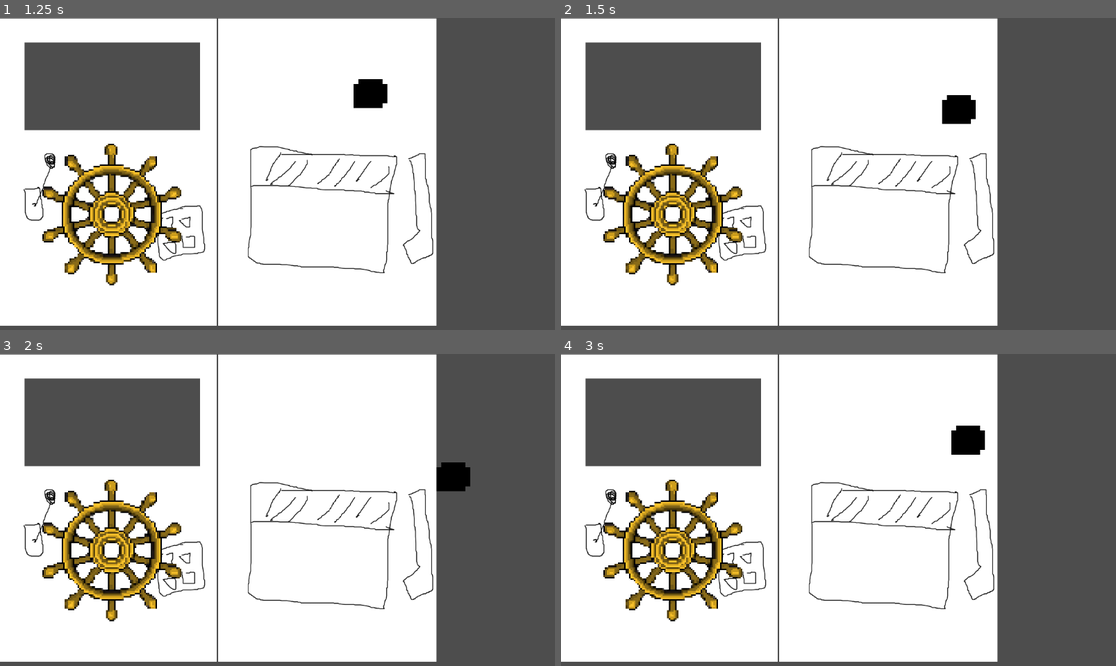
Above: before the commit, frames 1-4 (two rows, left to right).
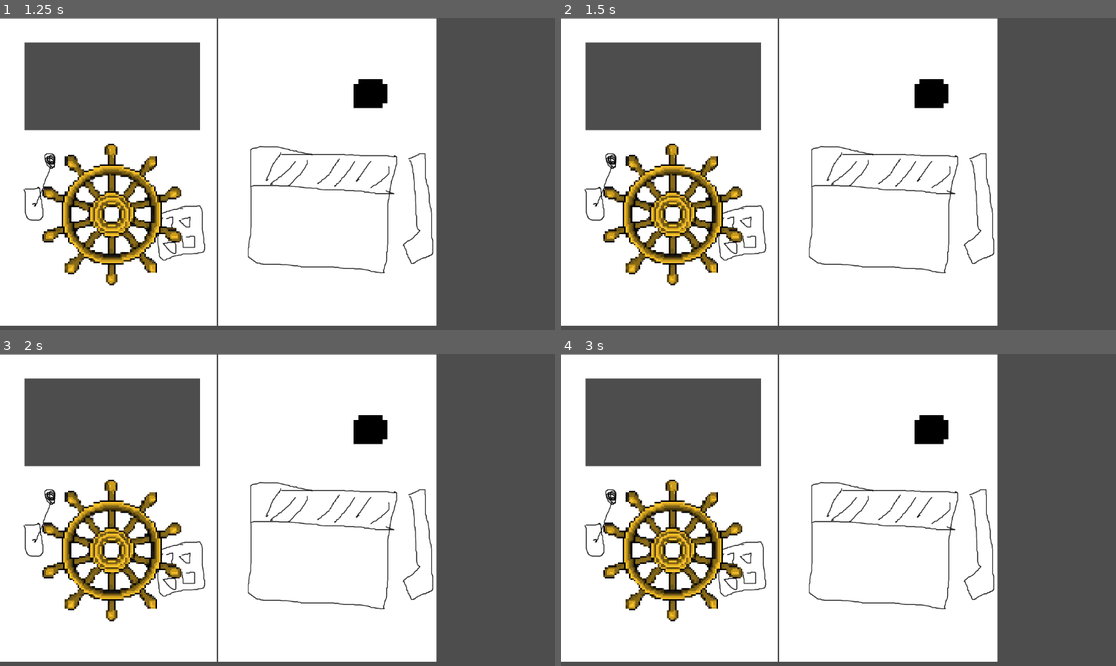
Above: after the commit, the same moments.

Repository: alifeee/space-pirates
Game: Godot game, scene res://NodeScenes/Main.tscn
Two runs of this game, one before a commit and one after it. Both use one fixed random seed, a clock stepped at 60 frames per second and the inputs below.
Inputs (mouse positions are in pixels of both pictures, inside the frame that each line leads up to):
- Up to frame 1 (1.25 s): tap Enter at 0.5 s; move the mouse to (399, 158) at 0.52 s; hold Right (right) from 0.53 s (still down); hold Up (ui_up) from 0.53 s (still down); click (399, 158) at 0.67 s
- Up to frame 2 (1.5 s): release Right (right) at 1.25 s; release Up (ui_up) at 1.25 s; tap Space (add_coal) at 1.25 s; drag from (727, 189) to (810, 236) at 1.27 s
- Up to frame 3 (2 s): no input
- Up to frame 4 (3 s): tap Enter at 2 s; move the mouse to (894, 441) at 2.02 s; hold Left (left) 2.03-2.75 s; hold Up (ui_up) 2.03-2.75 s; click (894, 441) at 2.17 s; tap Space (add_coal) at 2.75 s; drag from (810, 572) to (672, 463) at 2.77 s

Frame 1 is identical in both runs. In frame 2, 1.0% of the frame differs, in the area x 63-75%, y 19-35%; in frame 3, 1.1%; in frame 4, 1.1%, in the area x 63-77%, y 19-33%.

Commit message:
coal

Diff:
--- a/NodeScenes/Coal.gd
+++ b/NodeScenes/Coal.gd
@@ -4,13 +4,27 @@
 var offset = Vector2()
 var drag = false
 
+var mouse_sens= 300.0
+
+func _physics_process(delta):
+	var direction: Vector2
+	direction.x = Input.get_action_strength("ui_right") - Input.get_action_strength("ui_left")
+	direction.y = Input.get_action_strength("ui_down") - Input.get_action_strength("ui_up")
+
+	if abs(direction.x) == 1 and abs(direction.y) == 1:
+		direction = direction.normalized()
+
+	var movement = mouse_sens * direction * delta
+	if (movement):
+		get_viewport().warp_mouse(get_global_mouse_position()+movement)
+
 func _input(event):
-	if event is InputEventMouseButton:
-		if event.pressed and event.button_index == MOUSE_BUTTON_LEFT:
+	if event is InputEventJoypadButton:
+		if event.pressed and event.button_index == 0: # Adjust button_index as per your joystick configuration
 			dragging = true
 			offset = event.position - position
-		elif !event.pressed and event.button_index == MOUSE_BUTTON_LEFT:
+		elif !event.pressed and event.button_index == 0: # Adjust button_index as per your joystick configuration
 			dragging = false
 
-	if event is InputEventMouseMotion and dragging:
+	if event is InputEventJoypadMotion and dragging:
 		set_position(get_viewport().get_mouse_position() - offset)
--- a/NodeScenes/ControllerPreview.tscn
+++ b/NodeScenes/ControllerPreview.tscn
@@ -1,8 +1,10 @@
-[gd_scene load_steps=2 format=3 uid="uid://dhl0mo4t5y41p"]
+[gd_scene load_steps=2 format=3 uid="uid://ciqliqa06s35c"]
 
 [ext_resource type="Script" path="res://NodeScenes/ControllerPreview.gd" id="1_nauaw"]
 
 [node name="ControllerPreview" type="Control"]
 layout_mode = 3
 anchors_preset = 0
+offset_right = 81.0
+offset_bottom = 69.0
 script = ExtResource("1_nauaw")
--- a/project.godot
+++ b/project.godot
@@ -59,7 +59,7 @@
 }
 drag={
 "deadzone": 0.5,
-"events": [Object(InputEventMouseButton,"resource_local_to_scene":false,"resource_name":"","device":-1,"window_id":0,"alt_pressed":false,"shift_pressed":false,"ctrl_pressed":false,"meta_pressed":false,"button_mask":0,"position":Vector2(0, 0),"global_position":Vector2(0, 0),"factor":1.0,"button_index":1,"canceled":false,"pressed":false,"double_click":false,"script":null)
+"events": [Object(InputEventKey,"resource_local_to_scene":false,"resource_name":"","device":-1,"window_id":0,"alt_pressed":false,"shift_pressed":false,"ctrl_pressed":false,"meta_pressed":false,"pressed":false,"keycode":0,"physical_keycode":82,"key_label":0,"unicode":114,"echo":false,"script":null)
 ]
 }
 
